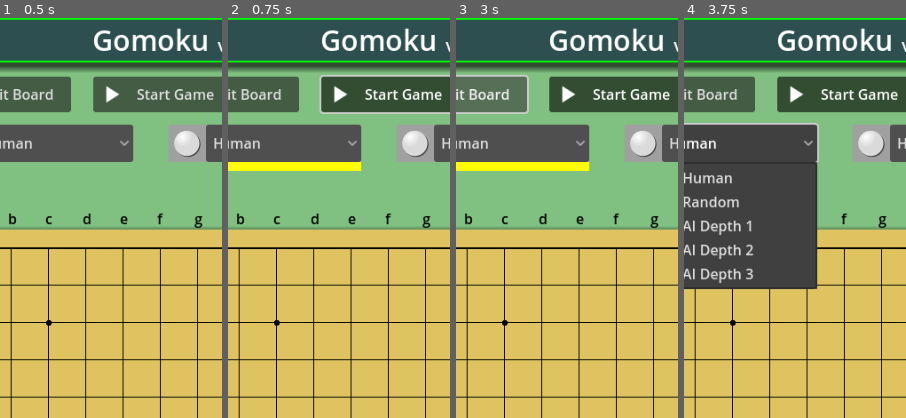
Above: before the commit, frames 1-4 (left to right).
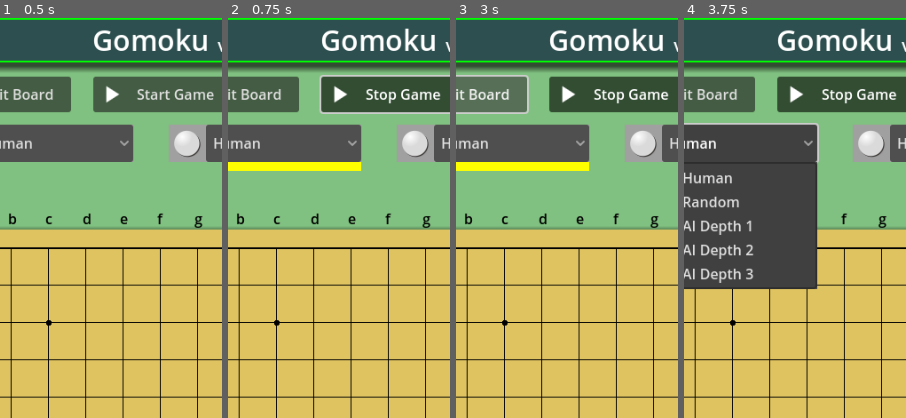
Above: after the commit, the same moments.

Repository: vivisuke/Gomoku
Game: Godot game, scene res://main_scene.tscn
Same seed, same stepped clock (60 frames per second), same inputs: the game is played once before the commit and once after it.
Inputs:
- Up to frame 1 (0.5 s): no input
- Up to frame 2 (0.75 s): click "Start Game" at 0.5 s
- Up to frame 3 (3 s): click "Start Game" (after the commit: "Stop Game") at 1.25 s; click "Start Game" at 2 s; click "Init Board" at 2.75 s
- Up to frame 4 (3.75 s): click "Human" at 3.5 s
The pictures show only the part of the screen within x 16-66%, y 0-50%; the shares and areas given below are measured in that part.

Frame 1 is identical in both runs. In frame 2, 0.6% of the frame differs, in the area x 61-97%, y 17-22%; in frame 3, 0.6%; in frame 4, 0.6%.

Commit message:
0037 ◎ C 09/03 09/04 0.001│ToDo│ゲームスタート時：【Start Game】を【Stop Game】に

Diff:
--- a/Gomoku/scripts/main_scene.gd
+++ b/Gomoku/scripts/main_scene.gd
@@ -111,4 +111,8 @@
 	update_view()
 func _on_start_stop_button_toggled(button_pressed):
 	game_started = button_pressed
+	if game_started:
+		$StartStopButton.text = "Stop Game"
+	else:
+		$StartStopButton.text = "Start Game"
 	update_next_underline()
Not shown, changed: Gomoku.spr
